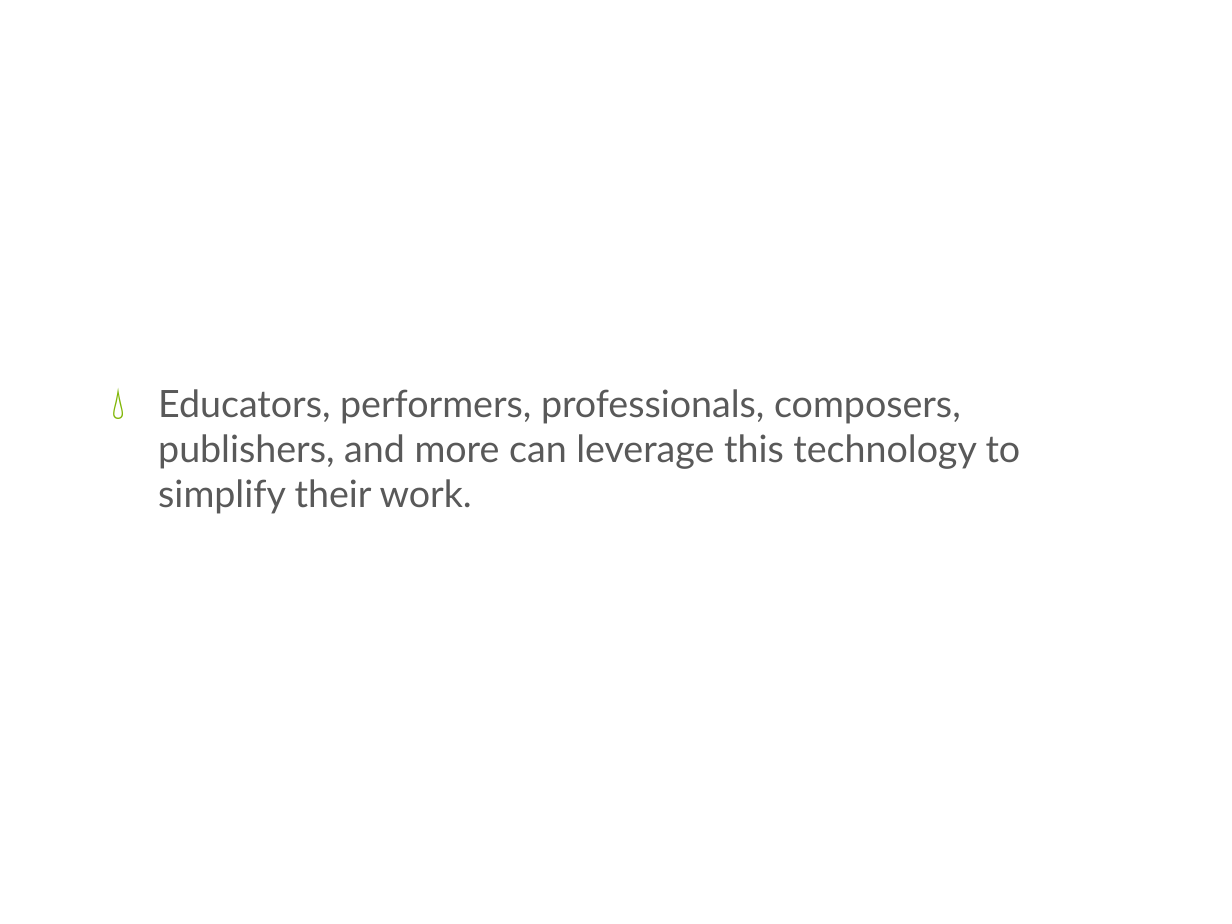
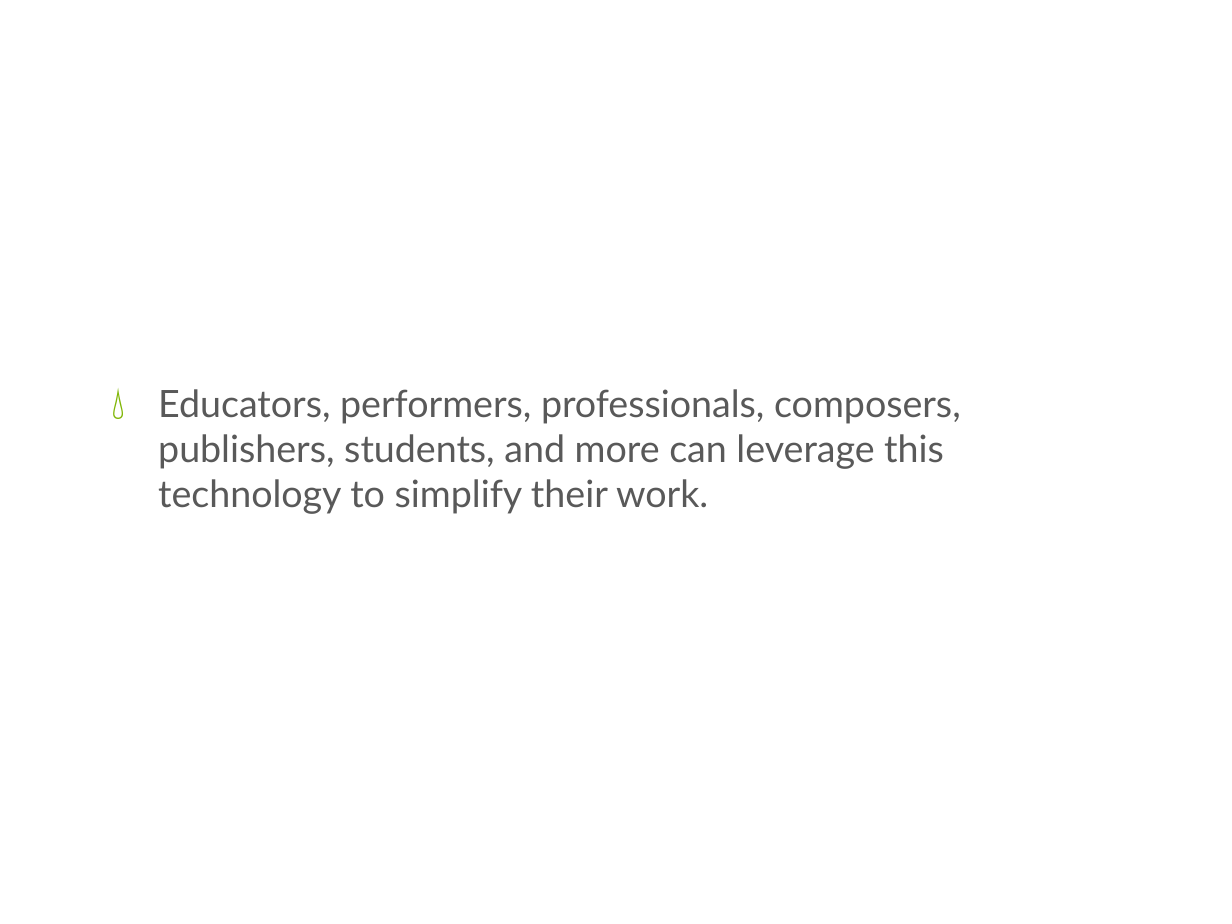
Before and after one commit to xwsxethan/MusicScoring, a slide deck: slide 6 of Documents/Thesis/ThesisDissertation.pptx. Drawn at 1232x924 pixels with LibreOffice and Linux fonts; fonts in the diff are those of the drawing; background and template pictures are left out. Boxes give left, top, right and bottom in pixels: in the first picture for what was removed or moved away, otherwise in the second. Text is boxed around its words. In the diff, an @@ line names an element or a change of style, - is before the commit and + after.

```diff
--- a/Documents/Thesis/ThesisDissertation.pptx
+++ b/Documents/Thesis/ThesisDissertation.pptx
@@ text at (158,389,961,514): text changed @@
-💧 Educators, performers, professionals, composers, publishers, and more can leverage this technology to simplify their work.
+💧 Educators, performers, professionals, composers, publishers, students, and more can leverage this technology to simplify their work.
```
Also in this commit, not shown: 3 other slides changed, 13 slides added, 6 other files.
